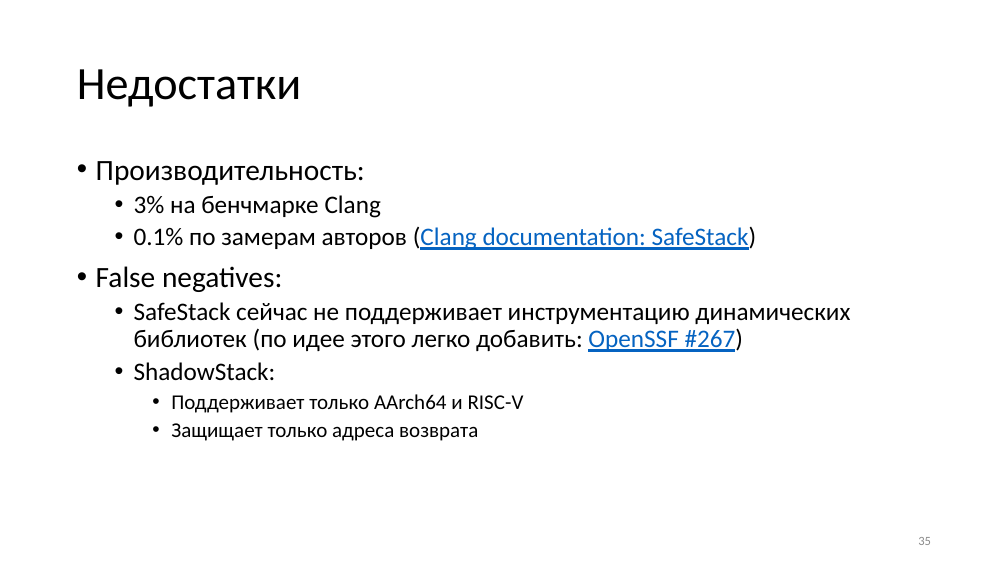
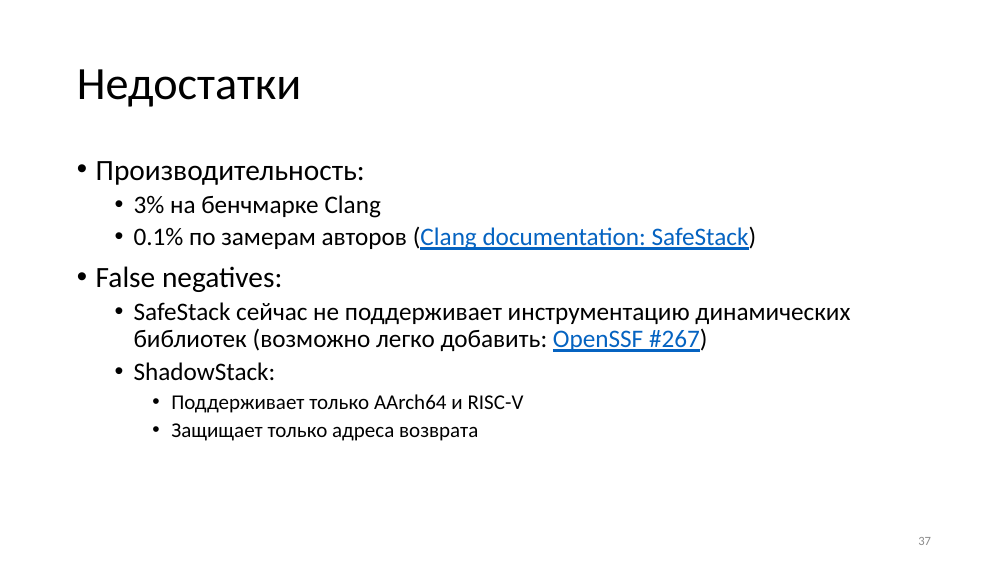
Before and after one commit to yugr/slides, a slide deck: slide 37 of CppZeroCost/2025/RU.pptx (slide 35 before the commit). Drawn at 1008x567 pixels with LibreOffice and Linux fonts; fonts in the diff are those of the drawing. Boxes give left, top, right and bottom in pixels: in the first picture for what was removed or moved away, otherwise in the second. Text is boxed around its words. In the diff, an @@ line names an element or a change of style, - is before the commit and + after.

```diff
--- a/CppZeroCost/2025/RU.pptx
+++ b/CppZeroCost/2025/RU.pptx
@@ text at <box>134,302,850,352</box>: text changed @@
-  • SafeStack сейчас не поддерживает инструментацию динамических библиотек (по идее этого легко добавить: OpenSSF #267)
+  • SafeStack сейчас не поддерживает инструментацию динамических библиотек (возможно легко добавить: OpenSSF #267)
@@ page number at <box>918,537,931,545</box>: text changed @@
-35
+37
```
Also in this commit, not shown: 22 other slides changed, 2 slides added, 3 other files.
